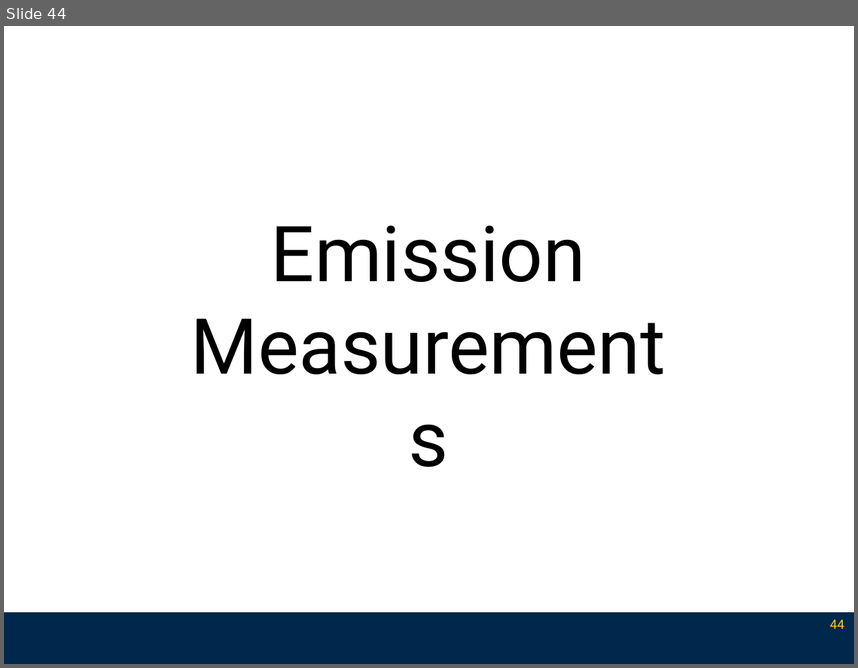
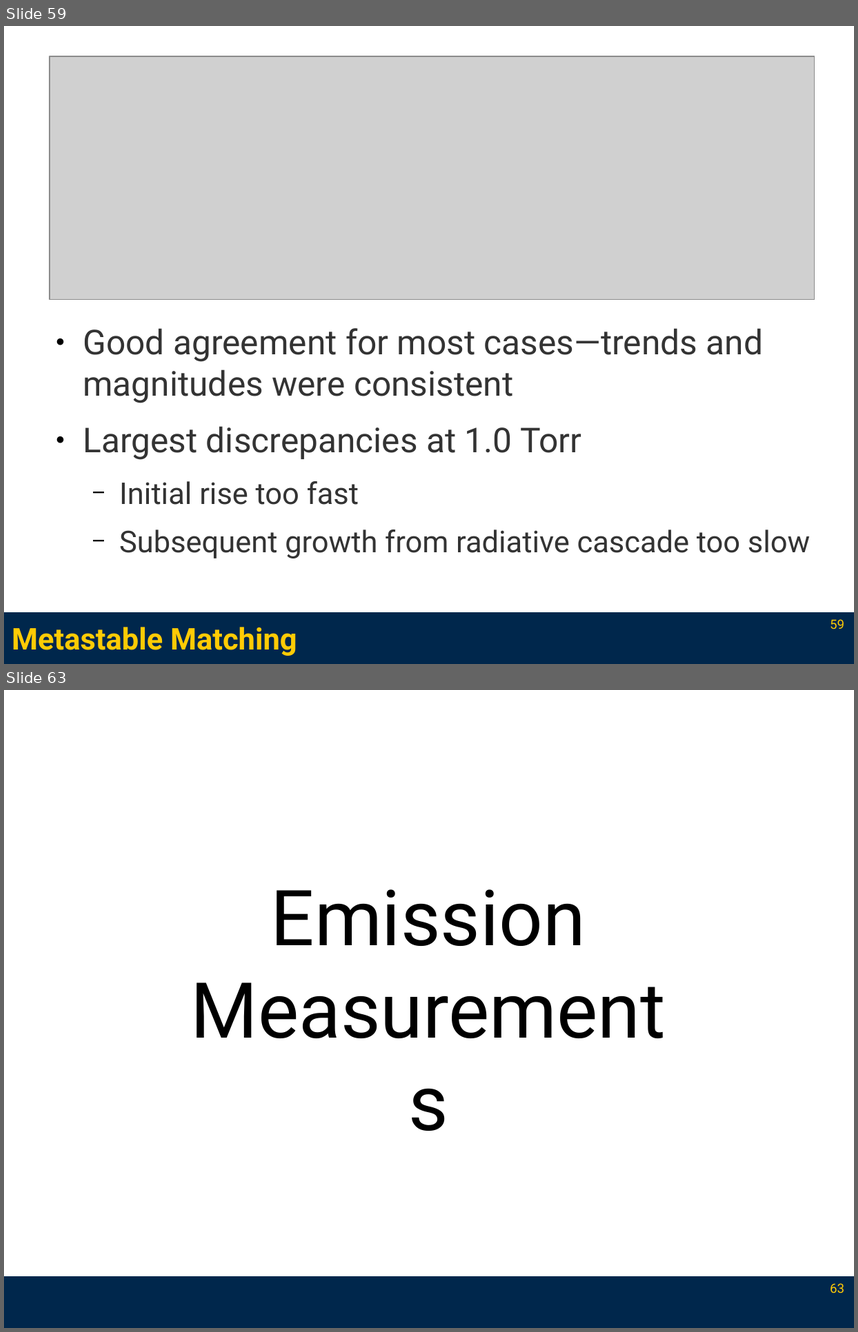
Before and after one commit to l3enny/dissertation, a slide deck: defense/presentation_annotated.odp. Shown one above the other, each under a label of ours: slide 44 before the commit, slides 59 and 63 after it; the slides between them are not shown. The pictures are 858x668 and 858x1332 pixels, drawn with LibreOffice and Linux fonts; fonts in the diff are those of the drawing; grey boxes stand for pictures. Boxes give left, top, right and bottom in pixels: in the first picture for what was removed or moved away, otherwise in the second. Text is boxed around its words. In the diff, an @@ line names an element or a change of style, - is before the commit and + after.

```diff
--- a/defense/presentation_annotated.odp
+++ b/defense/presentation_annotated.odp
@@ slide 59 added at (x1=4, y1=26, x2=854, y2=664), background #FFFFFF; not listed: 1 template element that a slide beside it also shows @@
@@ picture added at (x1=50, y1=56, x2=815, y2=299) @@
@@ text added at (x1=83, y1=328, x2=810, y2=559), 32 pt, text #333333 @@
+● Good agreement for most cases—trends and magnitudes were consistent
+● Largest discrepancies at 1.0 Torr
+  − Initial rise too fast
+  − Subsequent growth from radiative cascade too slow
@@ page number added at (x1=830, y1=619, x2=844, y2=629), 12 pt, text #FFCB05 @@
+59
@@ title added at (x1=12, y1=627, x2=297, y2=656), 28 pt, text #FFCB05, bold @@
+Metastable Matching
@@ what was slide 44 is now slide 63 @@
@@ page number at (x1=830, y1=1283, x2=844, y2=1294): text changed @@
-44
+63
```
Also in this commit, not shown: 1 slide changed, 22 other slides added, 4 slides removed, 20 other files.
